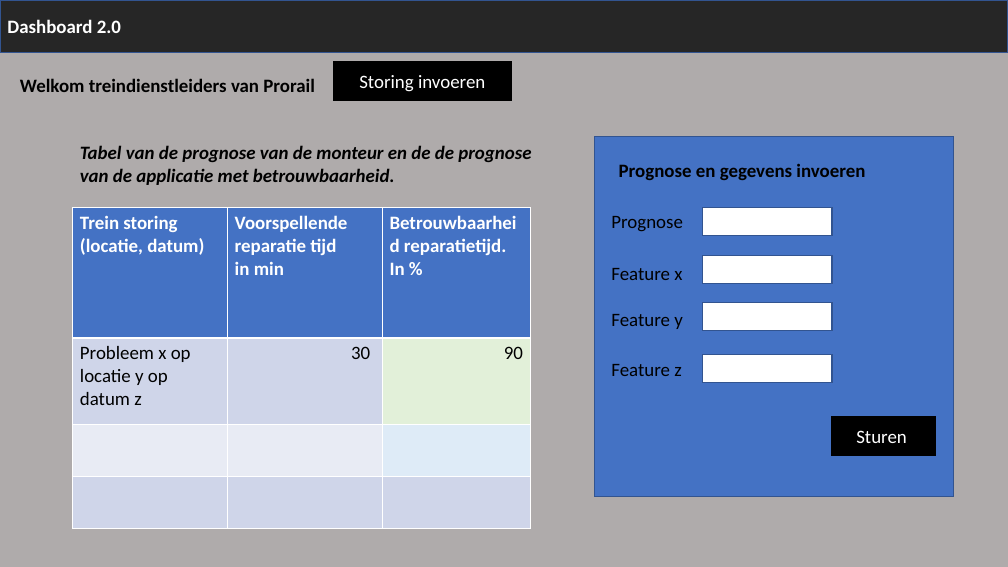
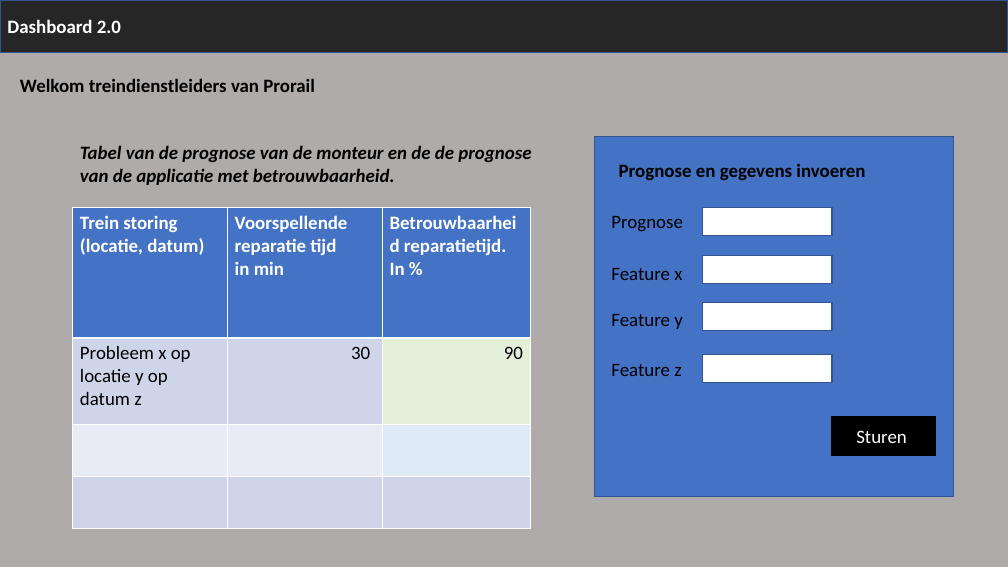
Before and after one commit to AmaryllisLee/DDB_Prorail, a slide deck: slide 1 of Wireframe_dashboard.pptx (slide 2 before the commit). Drawn at 1008x567 pixels with LibreOffice and Linux fonts; fonts in the diff are those of the drawing. Boxes give left, top, right and bottom in pixels: in the first picture for what was removed or moved away, otherwise in the second. Text is boxed around its words. In the diff, an @@ line names an element or a change of style, - is before the commit and + after.

```diff
--- a/Wireframe_dashboard.pptx
+++ b/Wireframe_dashboard.pptx
@@ rectangle removed at (x1=333, y1=62, x2=512, y2=101) @@
-Storing invoeren
```
Also in this commit, not shown: 1 other slide changed, 1 slide removed, 1 other file.
